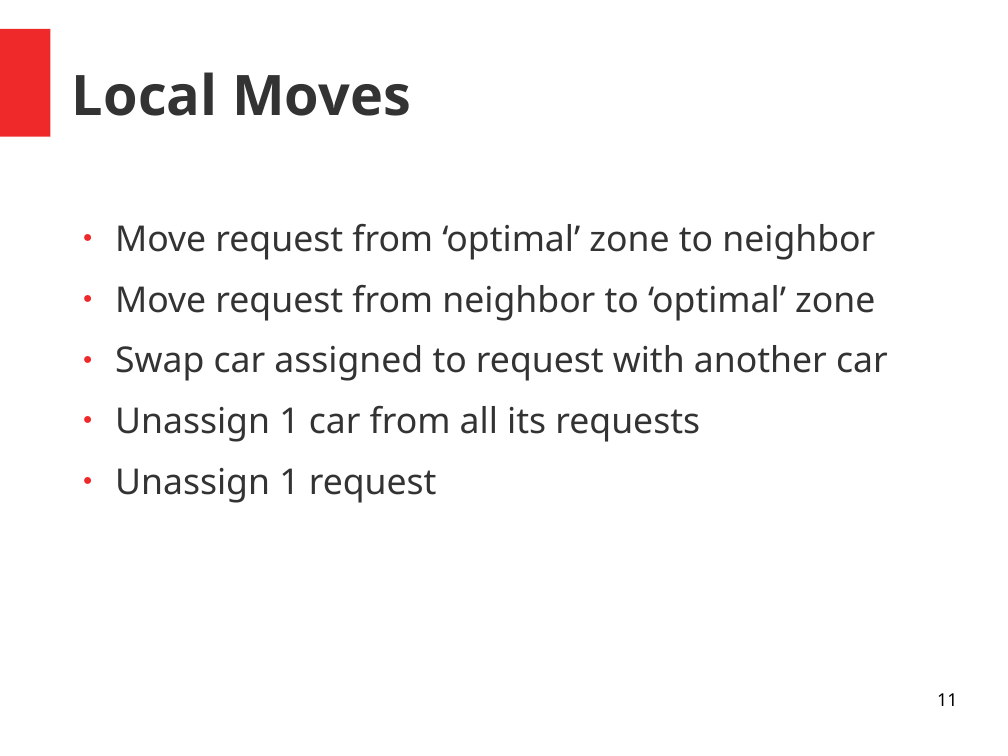
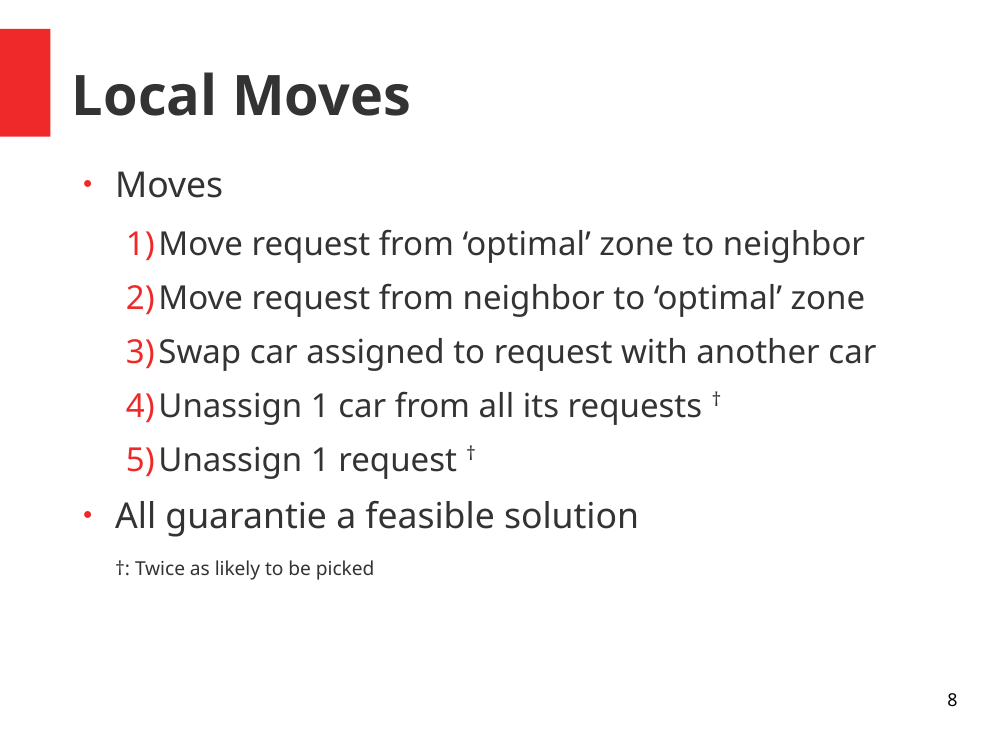
Before and after one commit to dries007/ProjectAI-CarSharing, a slide deck: slide 8 of Paper/ppt/presentation.odp (slide 11 before the commit). Drawn at 1008x756 pixels with LibreOffice and Linux fonts; fonts in the diff are those of the drawing. Boxes give left, top, right and bottom in pixels: in the first picture for what was removed or moved away, otherwise in the second. Text is boxed around its words. In the diff, an @@ line names an element or a change of style, - is before the commit and + after.

Commit message:
Presentation & Typos in paper

```diff
--- a/Paper/ppt/presentation.odp
+++ b/Paper/ppt/presentation.odp
@@ text "Moves": place and size @@
-text "Moves" at (115,224,888,503)
+text "Moves" at (115,171,876,580)
@@ text at (115,171,223,198): paragraph added @@
+● Moves
@@ text at (158,229,876,371): size 28 to 26 pt in "Move request from ‘optimal’ zone to neighbor", "Move request from neighbor to ‘optimal’ zone", "Swap car assigned to request with another ..."; bullet ● to 1); list level 1 to 2 in "Move request from ‘optimal’ zone ..."; list level 1 to 2 in "Move request from neighbor to ..."; list level 1 to 2 in "Swap car assigned to request ..." @@
@@ text at (115,391,702,580): text changed; size 28 to 26 pt @@
-● Unassign 1 car from all its requests
-● Unassign 1 request
+  4) Unassign 1 car from all its requests †
+  5) Unassign 1 request †
+● All guarantie a feasible solution
+†: Twice as likely to be picked
@@ page number at (947,693,957,706): text changed @@
-11
+8
```
Also in this commit, not shown: 9 other slides changed, 7 slides added, 8 slides removed, 3 other files.
